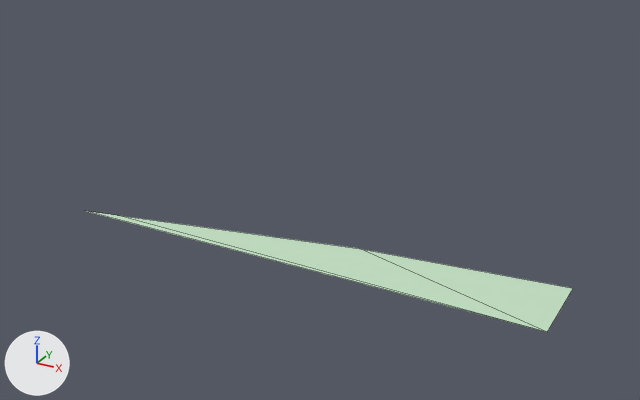
The glTF model white-model-six-districts/chunks/94_101_mid.glb: old version first, new version second.
Rendered twice from a 50 mm camera at (-12406.0, -436.0, 277.0) aimed at (-12742.0, 175.0, -29.0). Arrows for +X, +Y and +Z are at lower left; the lights stay in place. The picture after the commit comes second. Mesh edges are drawn as thin lines. Vertices at exactly the same position are counted once.

Script lines for the objects in view, before the commit:
```python
me_mesh_0 = bpy.data.meshes.new('Mesh_0')
me_mesh_0.from_pydata(...)  # 5 vertices, 3 faces; spans x -12843.0..-12500.0, y 0.0..57.0, z 8.0
me_mesh_0.materials.append(mat_material_0)
ob_mesh_0 = bpy.data.objects.new('Mesh_0', me_mesh_0)
ob_mesh_0.location = (0.0, 0.0, 0.0)
```
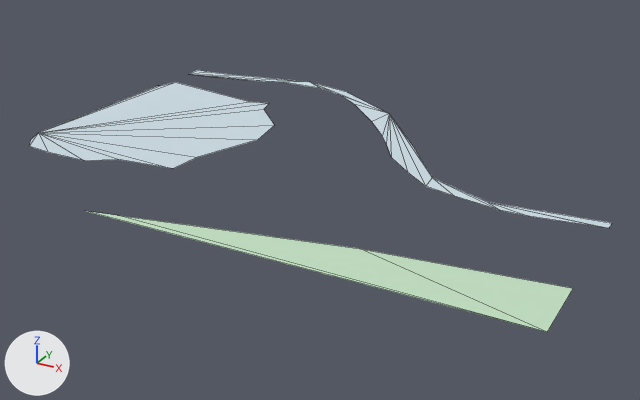
Boxes [x1, y1, x2, y2] around the edits, measured in the pictures (640 x 400 px):
'Mesh_0', reshaped (20% wider, 116% taller): before [87, 211, 573, 332]; after [29, 70, 612, 332]
part 1 of me_mesh_0, added: after [190, 70, 612, 228]
part 2 of me_mesh_0, added: after [29, 82, 274, 169]

Diff of the bpy script that builds the scene:
```diff
--- a/white-model-six-districts/chunks/94_101_mid.glb.py
+++ b/white-model-six-districts/chunks/94_101_mid.glb.py
@@ me_mesh_0 @@
 # used by ob_mesh_0; location = (0.0, 0.0, 0.0)
-me_mesh_0.from_pydata(...)  # 5 vertices, 3 faces; spans x -12843.0..-12500.0, y 0.0..57.0, z 8.0
+me_mesh_0.from_pydata(...)  # 50 vertices, 44 faces; spans x -13000.0..-12500.0, y 0.0..377.0, z 7.0..8.0
+# me_mesh_0 part 1: a new loose piece of 29 vertices spanning x -13000.0..-12500.0, y 150.0..377.0, z 7.0, in mat_material_0
+# me_mesh_0 part 2: a new loose piece of 16 vertices spanning x -13000.0..-12815.0, y 78.0..305.0, z 8.0, in mat_material_0
 me_mesh_0.materials.append(mat_material_0)
```
